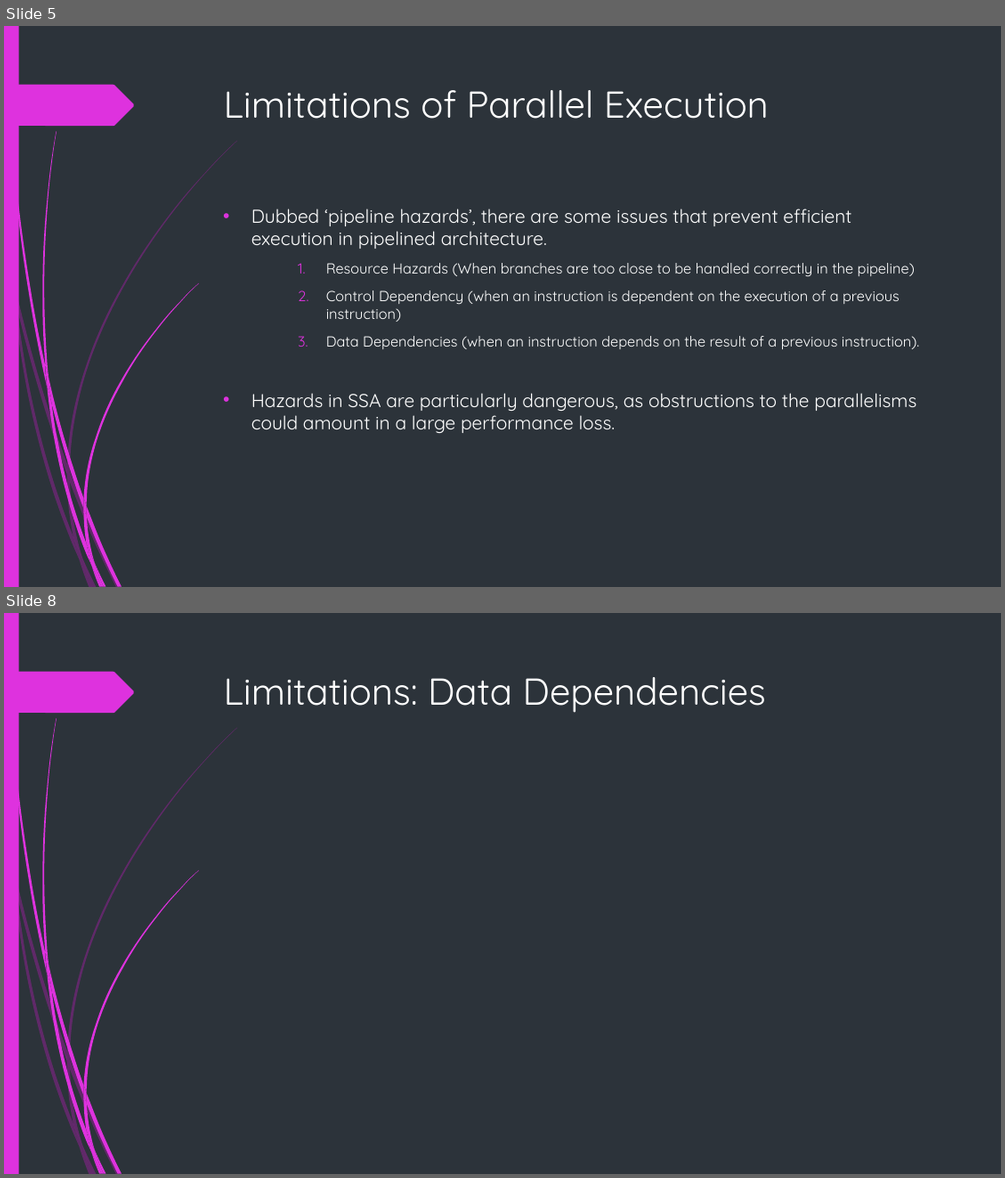
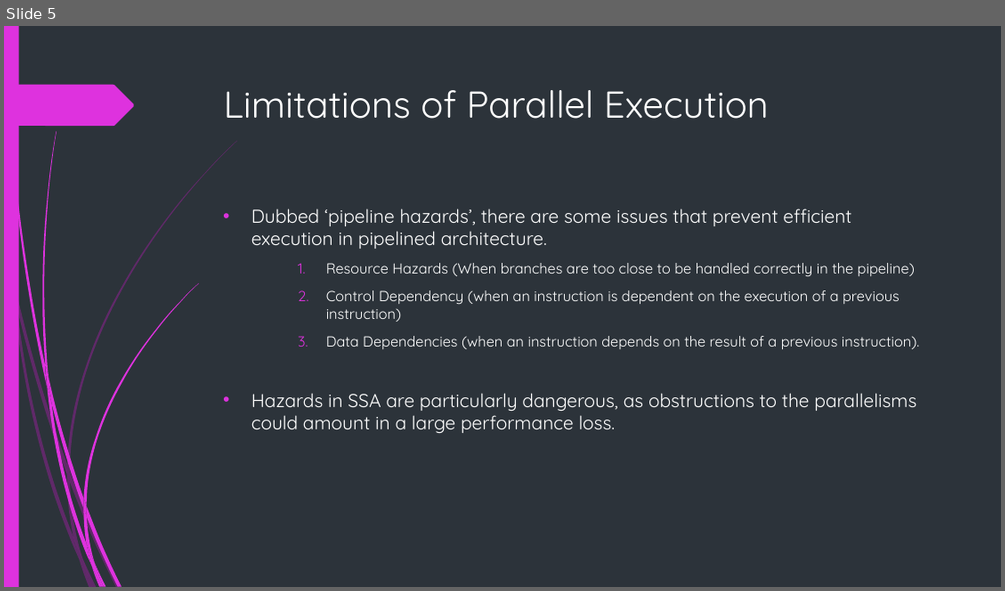
Before and after one commit to BlenderCN-Org/University-Assignments, a slide deck: CS3340 - Computer Architecture/hw5/mgm160130.pptx. Shown one above the other, each under a label of ours: slides 5 and 8 before the commit, slide 5 after it; the slides between them are not shown. The pictures are 1005x1178 and 1005x591 pixels, drawn with LibreOffice and Linux fonts; fonts in the diff are those of the drawing. Boxes give left, top, right and bottom in pixels: in the first picture for what was removed or moved away, otherwise in the second. Text is boxed around its words. In the diff, an @@ line names an element or a change of style, - is before the commit and + after.

```diff
--- a/CS3340 - Computer Architecture/hw5/mgm160130.pptx
+++ b/CS3340 - Computer Architecture/hw5/mgm160130.pptx
@@ slide 8 removed at (4,613,1001,1174), background #2C333A; not listed: 24 template elements that a slide beside it also shows @@
@@ title removed at (224,677,766,713) @@
-Limitations: Data Dependencies
```
Also in this commit, not shown: 4 slides changed, 5 slides added, 1 other file.
